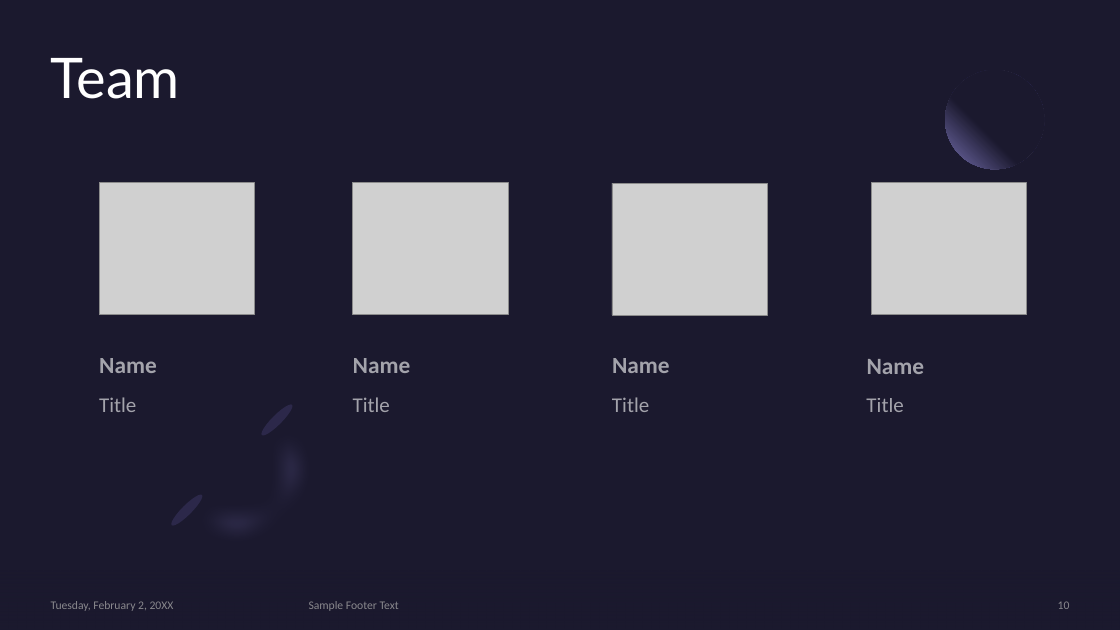
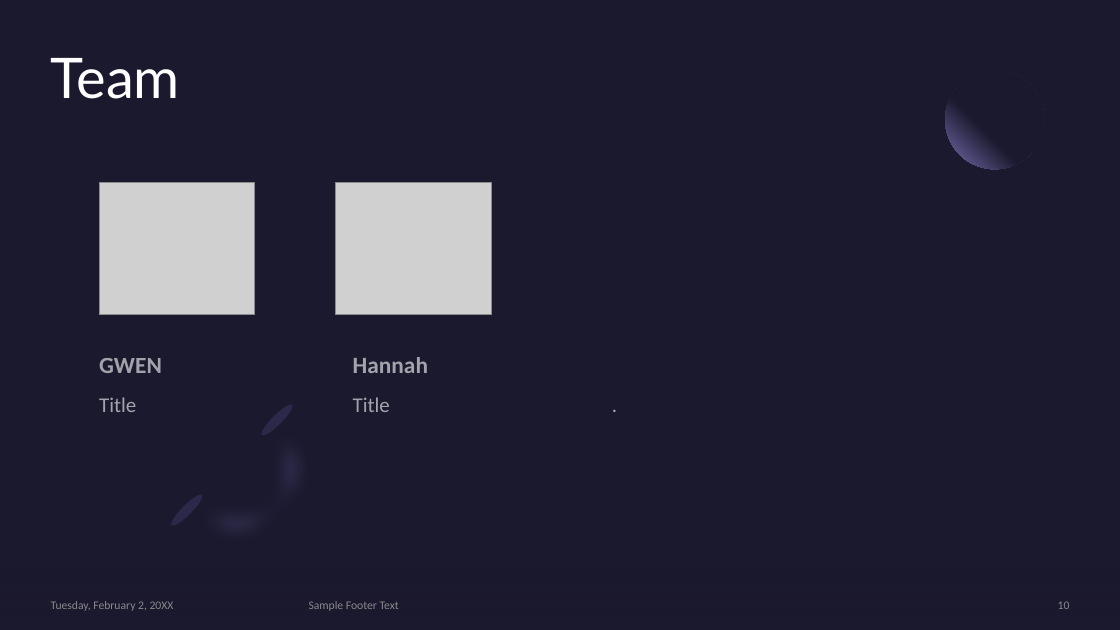
Before and after one commit to Digital-Tech-KKHS/10dtc-computer-hardware-Hannah1728, a slide deck: slide 10 of Presentation Template.pptx. Drawn at 1120x630 pixels with LibreOffice and Linux fonts; fonts in the diff are those of the drawing; grey boxes stand for pictures. Boxes give left, top, right and bottom in pixels: in the first picture for what was removed or moved away, otherwise in the second. Text is boxed around its words. In the diff, an @@ line names an element or a change of style, - is before the commit and + after.

Commit message:
finished

```diff
--- a/Presentation Template.pptx
+++ b/Presentation Template.pptx
@@ picture: place and size @@
-picture at [353, 183, 508, 315]
+picture at [336, 183, 492, 315]
@@ picture removed at [613, 183, 768, 315] @@
@@ picture removed at [871, 183, 1027, 315] @@
@@ text at [99, 358, 162, 373]: text changed @@
-Name
+GWEN
@@ text at [353, 357, 428, 373]: text changed @@
-Name
+Hannah
@@ text removed at [612, 358, 670, 373] @@
-Name
@@ text removed at [867, 359, 925, 374] @@
-Name
@@ text at [612, 397, 649, 412]: text changed @@
-Title
+.
@@ text removed at [866, 398, 903, 412] @@
-Title
```
Also in this commit, not shown: 8 other slides changed.
